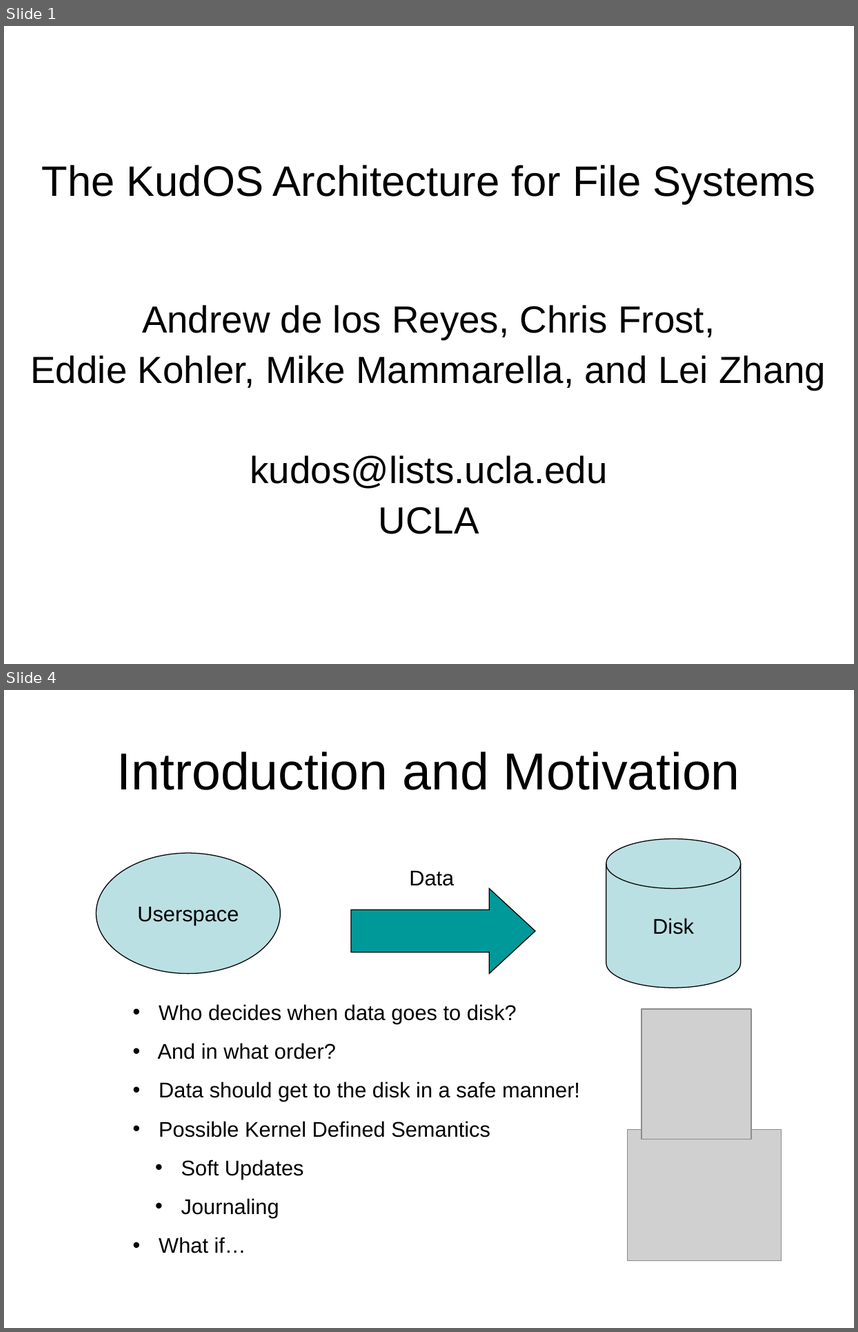
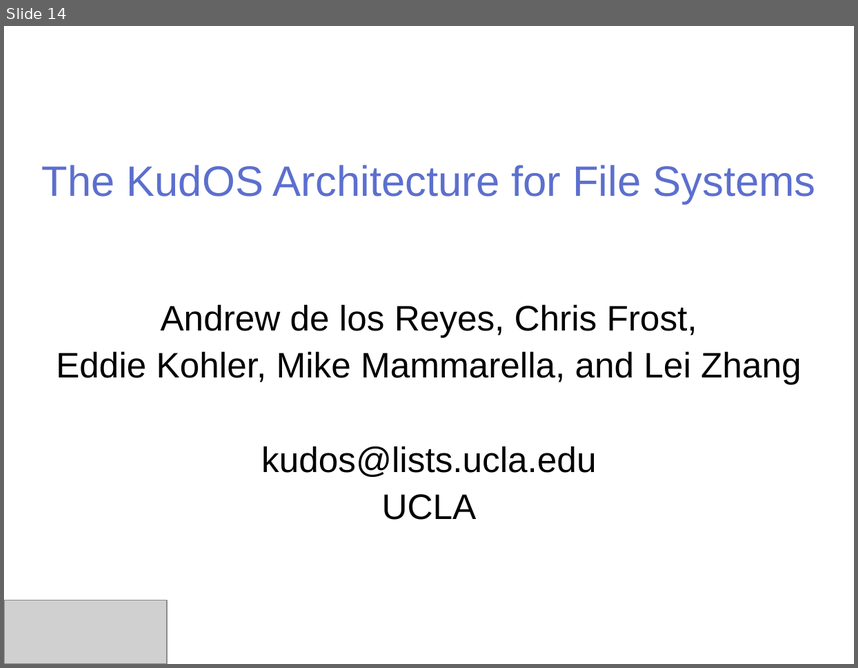
Before and after one commit to ucla-readable/fstitch-doc, a slide deck: sosp_wip/sosp_wip_kudos.ppt. Shown one above the other, each under a label of ours: slides 1 and 4 before the commit, slide 14 after it; the slides between them are not shown. The pictures are 858x1332 and 858x668 pixels, drawn with LibreOffice and Linux fonts; fonts in the diff are those of the drawing; grey boxes stand for pictures; background and template pictures are left out. Boxes give left, top, right and bottom in pixels: in the first picture for what was removed or moved away, otherwise in the second. Text is boxed around its words. In the diff, an @@ line names an element or a change of style, - is before the commit and + after.

```diff
--- a/sosp_wip/sosp_wip_kudos.ppt
+++ b/sosp_wip/sosp_wip_kudos.ppt
@@ slide 4 removed at <box>4,690,854,1328</box>, background #FFFFFF @@
@@ title removed at <box>117,751,740,790</box> @@
-Introduction and Motivation
@@ ellipse removed at <box>96,854,280,974</box> @@
-Userspace
@@ cylinder removed at <box>606,839,740,987</box> @@
-Disk
@@ text removed at <box>409,870,454,886</box> @@
-Data
@@ right arrow removed at <box>351,888,535,973</box> @@
@@ text removed at <box>158,1004,580,1253</box> @@
-• Who decides when data goes to disk?
-• And in what order?
-• Data should get to the disk in a safe manner!
-• Possible Kernel Defined Semantics
-  • Soft Updates
-  • Journaling
-• What if…
@@ picture removed at <box>642,1009,751,1138</box> @@
@@ picture removed at <box>627,1130,781,1261</box> @@
@@ what was slide 1 is now slide 14 @@
@@ slide 14 changed as well @@
@@ title "The KudOS Architecture for File ..." at <box>42,165,815,204</box>: text colour #000000 to #5C6FCE @@
@@ subtitle "Andrew de los Reyes, Chris ..." at <box>56,304,801,519</box>: size 32 to 30 pt @@
@@ picture added at <box>4,600,168,664</box> @@
```
Also in this commit, not shown: 2 other slides changed, 12 slides added, 9 other slides removed.
